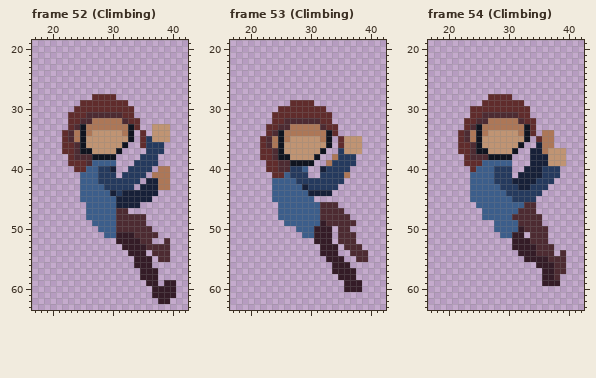
File history of a pixel-art file, ArcadePrototype/Assets/Art/MainCharacter/Apollo.aseprite. The picture above was drawn from the file before the commit.
64x64 pixels, 55 frames. Shown: frame 52 (Climbing): x 17..42, y 19..63; frame 53 (Climbing): x 17..42, y 19..63; frame 54 (Climbing): x 17..42, y 19..63. The commit also changed other frames, which this record leaves out.
The result:
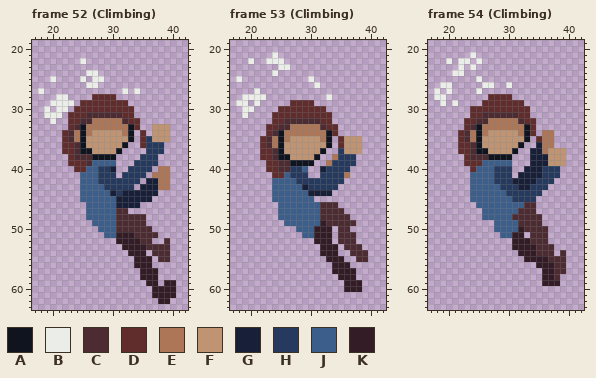
Palette (. is transparent): A #10141f  B #ebede9  C #4d2b32  D #602c2c  E #ad7757  F #c09473  G #172038  H #253a5e  J #3c5e8b  K #341c27
What changed:
layer "GrippingStress" added
Frame 52 (Climbing), layer "GrippingStress":
Colour B is added in row 22 at x 25; in row 24 at x 26 to 27; in row 25 at x 20, 25 and 27 to 28; in row 26 at x 26 to 27; in row 27 at x 18, 32 and 34; in row 28 at x 21 to 22.
Colour B is added in row 29 at x 20 to 23; in row 30 at x 19 and 21 to 22; in row 31 at x 19 to 21; in row 32 at x 20.
Frame 53 (Climbing), layer "GrippingStress":
Colour B is added in row 21 at x 24; in row 22 at x 20 and 23 to 25; in row 23 at x 25 to 26; in row 24 at x 24; in row 25 at x 18 and 30; in row 26 at x 31.
Colour B is added in row 27 at x 21; in row 28 at x 19 to 22 and 33; in row 29 at x 18 to 19 and 21; in row 30 at x 19 to 20; in row 31 at x 19.
Frame 54 (Climbing), layer "GrippingStress":
Colour B is added in row 21 at x 24; in row 22 at x 20, 22 to 23 and 25; in row 23 at x 22 and 24; in row 24 at x 21 to 22; in row 25 at x 25; in row 26 at x 19 to 20, 26 to 27 and 30.
Colour B is added in row 27 at x 18, 20 and 25; in row 28 at x 18 to 19; in row 29 at x 19 and 21.
Boxes around the changes in both pictures, in picture pixels (x1, y1, x2, y2):
added: (38, 58, 104, 124)
added: (122, 88, 140, 94)
added: (236, 52, 332, 118)
added: (434, 52, 512, 106)
